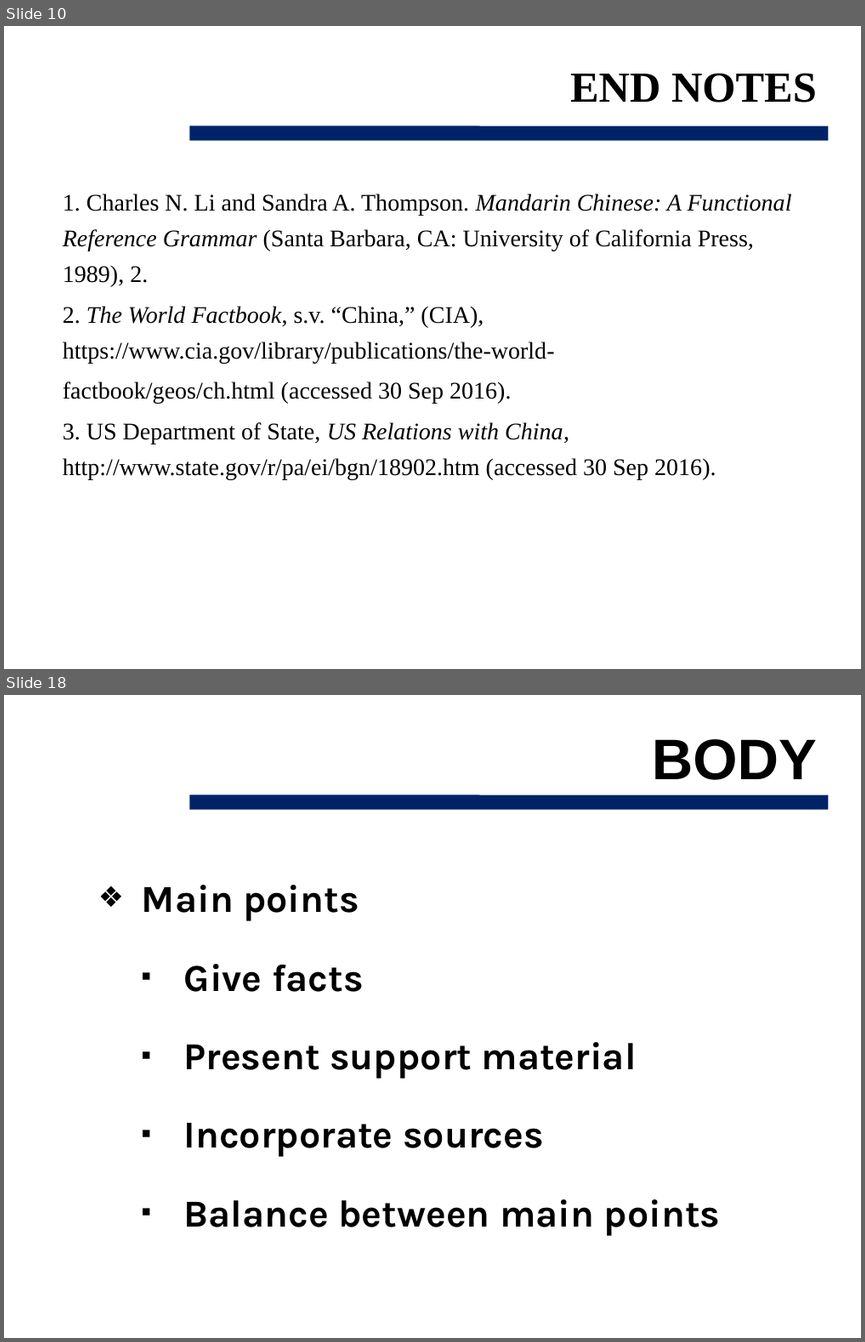
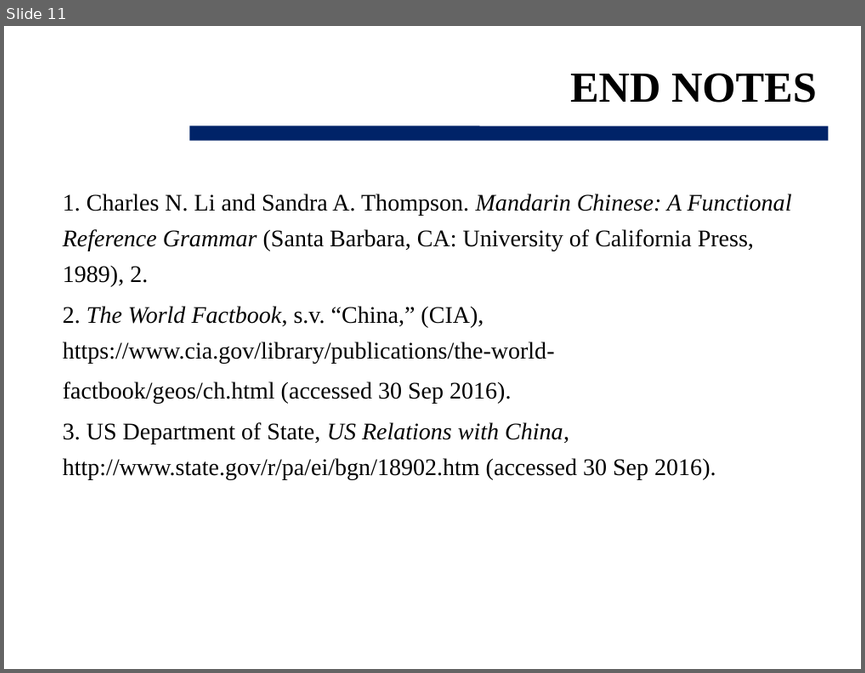
Before and after one commit to 360bobcui/OTSbackgroundpaper, a slide deck: Cui_Brief.pptx. Shown one above the other, each under a label of ours: slides 10 and 18 before the commit, slide 11 after it; the slides between them are not shown. The pictures are 865x1342 and 865x673 pixels, drawn with LibreOffice and Linux fonts; fonts in the diff are those of the drawing; background and template pictures are left out. Boxes give left, top, right and bottom in pixels: in the first picture for what was removed or moved away, otherwise in the second. Text is boxed around its words. In the diff, an @@ line names an element or a change of style, - is before the commit and + after.

```diff
--- a/Cui_Brief.pptx
+++ b/Cui_Brief.pptx
@@ slide 18 removed at [4,695,861,1338], background picture (left out); not listed: 1 template element that a slide beside it also shows @@
@@ title removed at [652,739,817,780] @@
-BODY
@@ text removed at [142,885,721,1236] @@
-❖ Main points
-  ▪ Give facts
-  ▪ Present support material
-  ▪ Incorporate sources
-  ▪ Balance between main points
@@ what was slide 10 is now slide 11 @@
```
Also in this commit, not shown: 3 slides changed, 1 slide added, 27 other slides removed, 4 other files.
